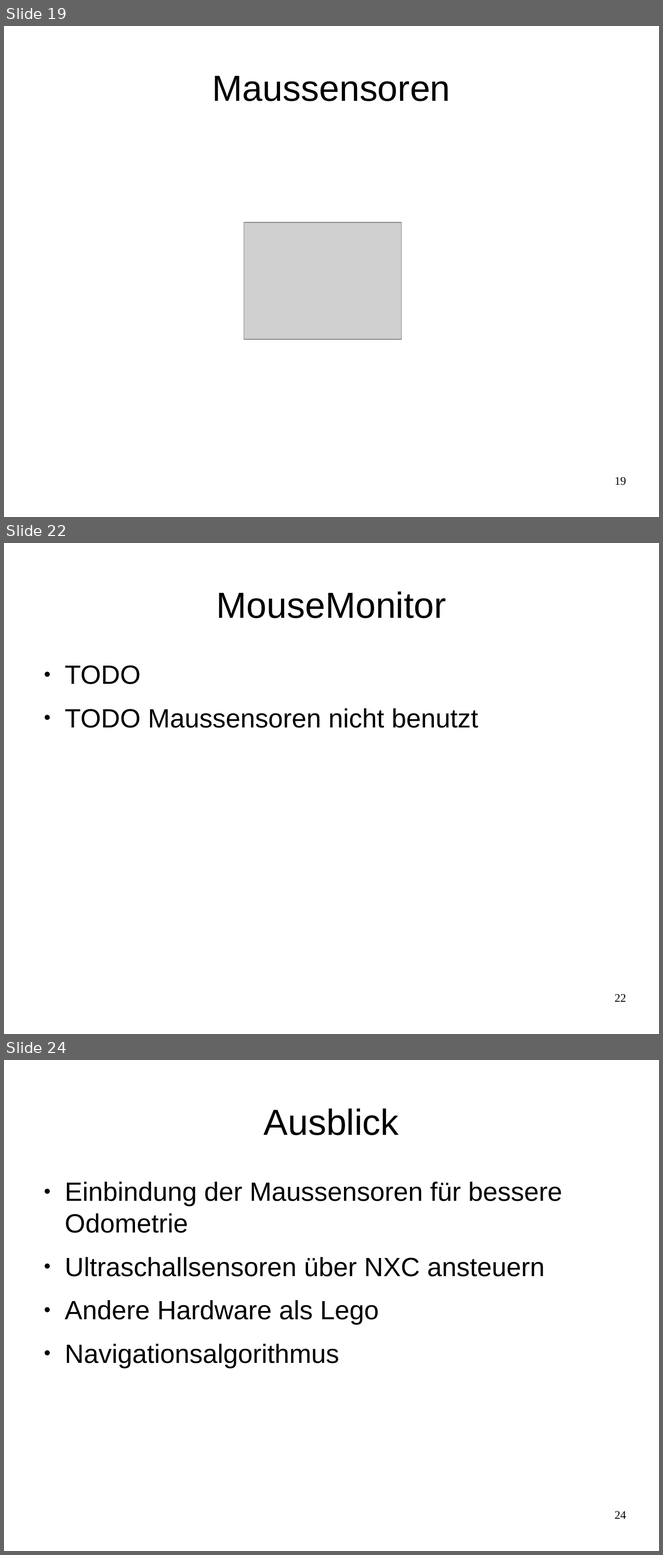
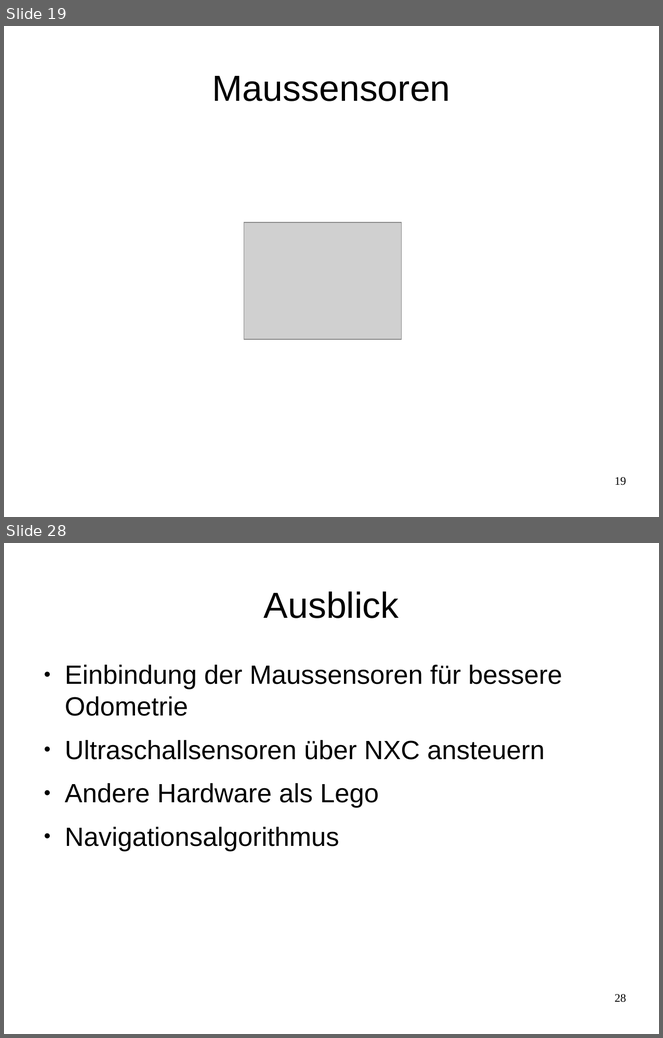
Before and after one commit to Smart-Minotaur/nxt_minotaur, a slide deck: doc/Präsentation.odp. Shown one above the other, each under a label of ours: slides 19, 22 and 24 before the commit, slides 19 and 28 after it; the slides between them are not shown. The pictures are 663x1555 and 663x1038 pixels, drawn with LibreOffice and Linux fonts; fonts in the diff are those of the drawing; grey boxes stand for pictures. Boxes give left, top, right and bottom in pixels: in the first picture for what was removed or moved away, otherwise in the second. Text is boxed around its words. In the diff, an @@ line names an element or a change of style, - is before the commit and + after.

```diff
--- a/doc/Präsentation.odp
+++ b/doc/Präsentation.odp
@@ slide 22 removed at [4, 543, 659, 1034], background #FFFFFF @@
@@ title removed at [216, 591, 446, 618] @@
-MouseMonitor
@@ text removed at [65, 665, 479, 728] @@
-● TODO
-● TODO Maussensoren nicht benutzt
@@ page number removed at [615, 994, 626, 1002] @@
-22
@@ what was slide 24 is now slide 28 @@
@@ page number at [615, 994, 626, 1003]: text changed @@
-24
+28
```
Also in this commit, not shown: 1 slide changed, 7 slides added, 2 other slides removed, 1 other file.
